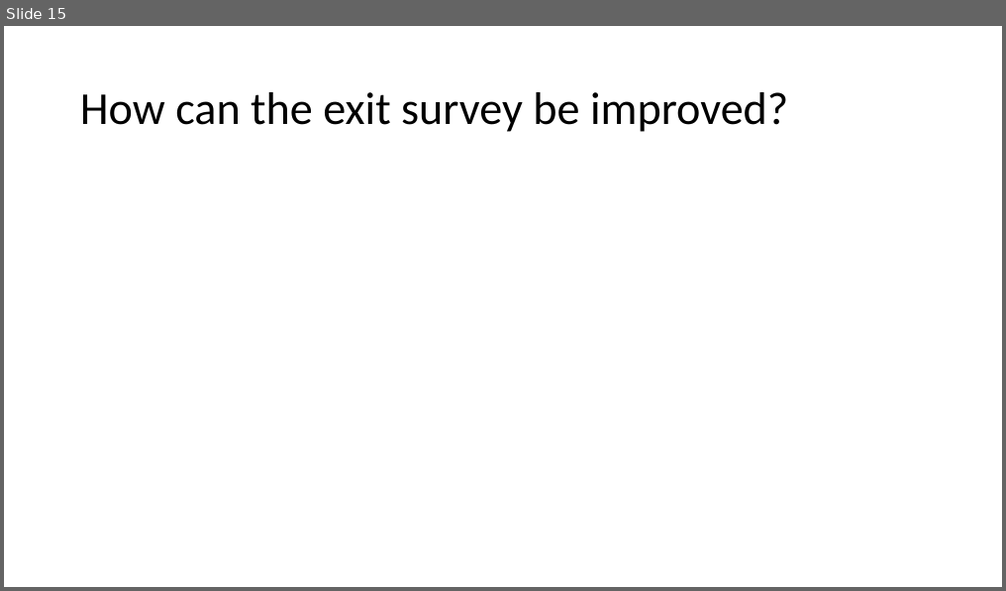
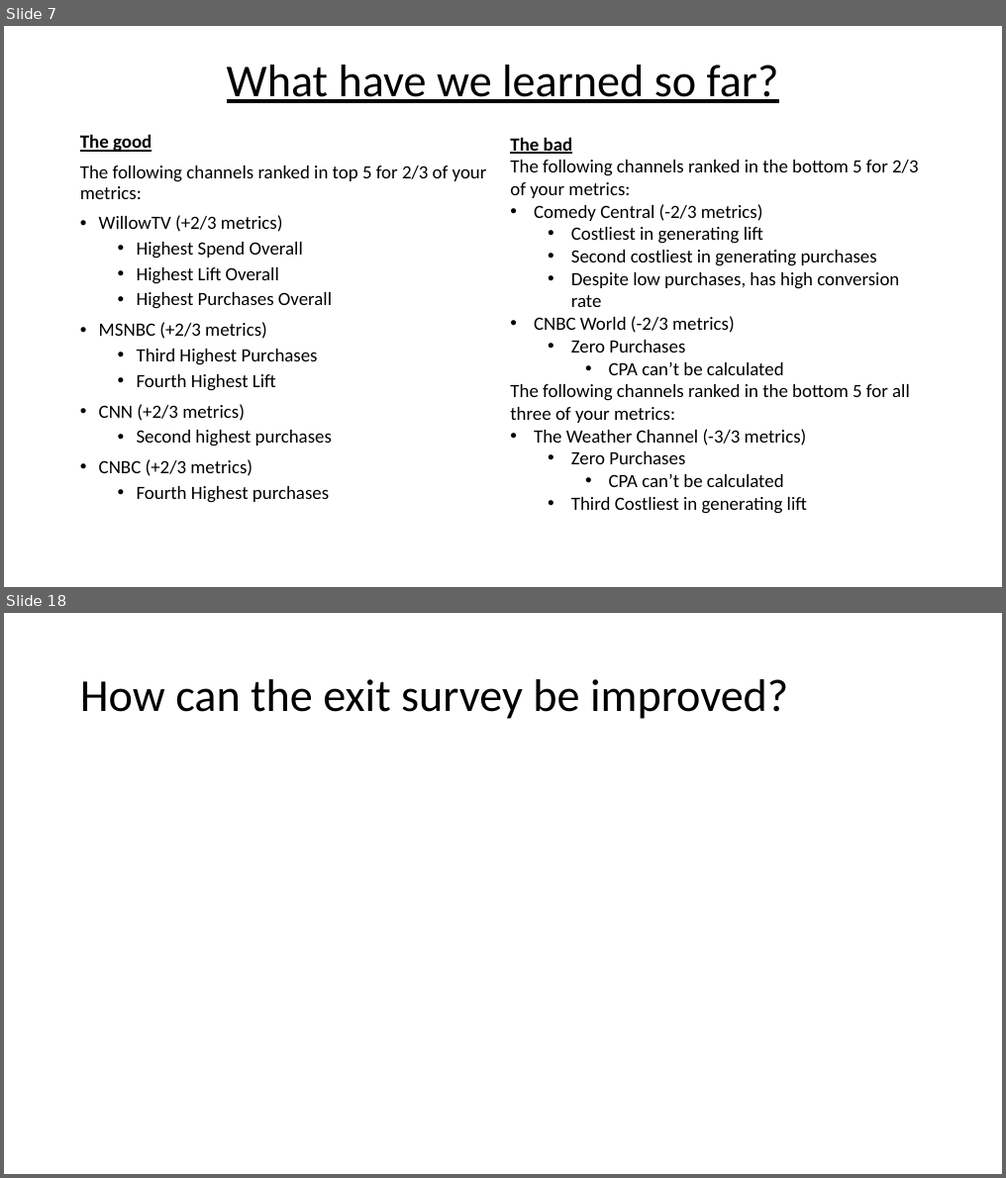
Before and after one commit to papir805/telepulse_ad_campaign_report, a slide deck: companyxyz_presentation.pptx. Shown one above the other, each under a label of ours: slide 15 before the commit, slides 7 and 18 after it; the slides between them are not shown. The pictures are 1006x591 and 1006x1178 pixels, drawn with LibreOffice and Linux fonts; fonts in the diff are those of the drawing. Boxes give left, top, right and bottom in pixels: in the first picture for what was removed or moved away, otherwise in the second. Text is boxed around its words. In the diff, an @@ line names an element or a change of style, - is before the commit and + after.

```diff
--- a/companyxyz_presentation.pptx
+++ b/companyxyz_presentation.pptx
@@ slide 7 added at <box>4,26,1002,587</box>, background #FFFFFF @@
@@ title added at <box>227,65,779,103</box>, 44 pt, text #000000, underline @@
+What have we learned so far?
@@ text added at <box>80,134,487,476</box>, 18 pt, text #000000 @@
+The good
+The following channels ranked in top 5 for 2/3 of your metrics:
+• WillowTV (+2/3 metrics)
+  • Highest Spend Overall
+  • Highest Lift Overall
+  • Highest Purchases Overall
+• MSNBC (+2/3 metrics)
+  • Third Highest Purchases
+  • Fourth Highest Lift
+• CNN (+2/3 metrics)
+  • Second highest purchases
+• CNBC (+2/3 metrics)
+  • Fourth Highest purchases
@@ text added at <box>510,137,918,514</box>, 18 pt, text #000000 @@
+The bad
+The following channels ranked in the bottom 5 for 2/3 of your metrics:
+• Comedy Central (-2/3 metrics)
+  • Costliest in generating lift
+  • Second costliest in generating purchases
+  • Despite low purchases, has high conversion rate
+• CNBC World (-2/3 metrics)
+  • Zero Purchases
+    • CPA can’t be calculated
+The following channels ranked in the bottom 5 for all three of your metrics:
+• The Weather Channel (-3/3 metrics)
+  • Zero Purchases
+    • CPA can’t be calculated
+  • Third Costliest in generating lift
@@ what was slide 15 is now slide 18 @@
```
Also in this commit, not shown: 10 slides changed, 6 other slides added, 4 slides removed, 9 other files.
